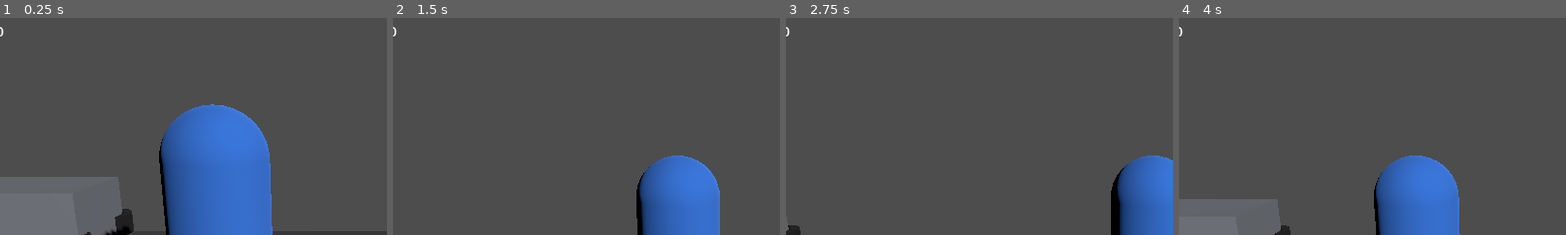
Above: before the commit, frames 1-4 (left to right).
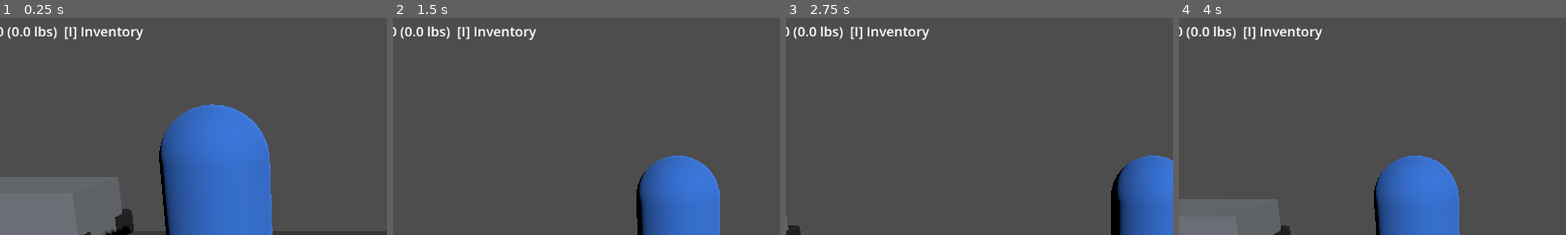
Above: after the commit, the same moments.

Repository: Natkiio/union-city-3d-remake
Game: Godot game, scene res://scenes/main.tscn
Same seed, same stepped clock (60 frames per second), same inputs: the game is played once before the commit and once after it.
Inputs:
- Up to frame 1 (0.25 s): no input
- Up to frame 2 (1.5 s): tap Enter at 0.5 s; hold D (move_right) 0.53-1.28 s; tap E (interact) at 0.6 s; hold A (move_left) from 1.28 s (still down); tap Space (attack) at 1.35 s
- Up to frame 3 (2.75 s): tap E (interact) at 1.55, 2.1 s; release A (move_left) at 2.03 s; hold D (move_right) from 2.03 s (still down)
- Up to frame 4 (4 s): tap E (interact) at 2.85, 3.8 s; release D (move_right) at 3.53 s; hold A (move_left) from 3.53 s (still down); tap Space (attack) at 3.6 s
The pictures show only the part of the screen within x 8-58%, y 2-52%; the shares and areas given below are measured in that part.

The runs differ from the first frame. In frame 1, 0.8% of the frame differs, in the area x 2-38%, y 3-11%; in frame 2, 0.8%; in frame 3, 0.8%; in frame 4, 0.8%.

Commit message:
Add persistent loot tracking + full inventory system
Two fixes requested:

1. Loot persistence bug: looted crates and the car trunk respawned
   full after a scene reload (walking through the house door), because
   change_scene_to_file reinstantiates everything from the saved
   scene, and each lootable reset its own state on _ready regardless
   of prior state.

   Fix: new LootState autoload keyed by each lootable's stable scene
   path (survives reload since node names don't change). Crates
   free themselves permanently once looted; the trunk stays empty.

2. Real inventory system, not just a HUD counter:
   - Inventory singleton now stores stackable items with weight and
     count (name -> {weight, count}) instead of a flat name list.
   - New InventoryUI (press I): a paper-style paused screen listing
     everything carried, per-item weight x count, and total weight.
   - HUD now also shows total weight and the [I] hint.
   - Loot crates carry a per-instance weight (Canned Food 1.0,
     Bandages 0.5, Pistol Ammo 0.3); trunk items already had weight.

Verified headless end to end: looted a crate and the full trunk,
opened/closed the inventory screen (confirmed pause/unpause), walked
through the house door and back, then confirmed: trunk.items stayed
at 0 after reload (not respawned), the looted crate's node was gone
(not respawned), and Inventory still held all 4 items with correct
total weight (13.5 lbs) throughout.

Diff:
--- a/project.godot
+++ b/project.godot
@@ -22,7 +22,9 @@
 
 Inventory="*res://scripts/inventory.gd"
 GameState="*res://scripts/game_state.gd"
+LootState="*res://scripts/loot_state.gd"
 TrunkUI="*res://scenes/ui/trunk_ui.tscn"
+InventoryUI="*res://scenes/ui/inventory_ui.tscn"
 
 [input]
 
@@ -46,6 +48,11 @@
 "events": [Object(InputEventKey,"resource_local_to_scene":false,"resource_name":"","device":16,"window_id":0,"alt_press …(189 unchanged characters)…
 ]
 }
+toggle_inventory={
+"deadzone": 0.5,
+"events": [Object(InputEventKey,"resource_local_to_scene":false,"resource_name":"","device":16,"window_id":0,"alt_pressed":false,"shift_pressed":false,"ctrl_pressed":false,"meta_pressed":false,"pressed":true,"keycode":73,"physical_keycode":0,"key_label":0,"unicode":0,"location":0,"echo":false,"script":null)
+]
+}
 
 [physics]
 
--- a/scenes/main.tscn
+++ b/scenes/main.tscn
@@ -62,14 +62,17 @@
 
 [node name="LootCrate1" parent="." unique_id=461404622 instance=ExtResource("3")]
 transform = Transform3D(1, 0, 0, 0, 1, 0, 0, 0, 1, 7, 0.25, -5)
+item_weight = 1.0
 
 [node name="LootCrate2" parent="." unique_id=840308638 instance=ExtResource("3")]
 transform = Transform3D(1, 0, 0, 0, 1, 0, 0, 0, 1, 10, 0.25, -7)
 item_name = "Bandages"
+item_weight = 0.5
 
 [node name="LootCrate3" parent="." unique_id=629044188 instance=ExtResource("3")]
 transform = Transform3D(1, 0, 0, 0, 1, 0, 0, 0, 1, 13, 0.25, -5)
 item_name = "Pistol Ammo"
+item_weight = 0.3
 
 [node name="HouseExterior" parent="." unique_id=1696498767 instance=ExtResource("6")]
 transform = Transform3D(1, 0, 0, 0, 1, 0, 0, 0, 1, 25, 0, 0)
--- /dev/null
+++ b/scenes/ui/inventory_ui.tscn
@@ -0,0 +1,67 @@
+[gd_scene load_steps=3 format=3 uid="uid://m1k0l2n3invui"]
+
+[ext_resource type="Script" path="res://scripts/inventory_ui.gd" id="1"]
+
+[sub_resource type="StyleBoxFlat" id="Style_Panel"]
+bg_color = Color(0.89, 0.85, 0.74, 1)
+border_width_left = 4
+border_width_top = 4
+border_width_right = 4
+border_width_bottom = 4
+border_color = Color(0.25, 0.2, 0.12, 1)
+corner_radius_top_left = 6
+corner_radius_top_right = 6
+corner_radius_bottom_right = 6
+corner_radius_bottom_left = 6
+
+[node name="InventoryUI" type="CanvasLayer"]
+process_mode = 3
+script = ExtResource("1")
+
+[node name="Dim" type="ColorRect" parent="."]
+anchors_preset = 15
+anchor_right = 1.0
+anchor_bottom = 1.0
+color = Color(0, 0, 0, 0.55)
+
+[node name="Panel" type="Panel" parent="."]
+anchors_preset = 8
+anchor_left = 0.5
+anchor_top = 0.5
+anchor_right = 0.5
+anchor_bottom = 0.5
+offset_left = -260.0
+offset_top = -190.0
+offset_right = 260.0
+offset_bottom = 190.0
+theme_override_styles/panel = SubResource("Style_Panel")
+
+[node name="Title" type="Label" parent="Panel"]
+offset_left = 24.0
+offset_top = 16.0
+offset_right = 300.0
+offset_bottom = 56.0
+theme_override_font_sizes/font_size = 28
+text = "INVENTORY"
+
+[node name="ItemsList" type="VBoxContainer" parent="Panel"]
+offset_left = 24.0
+offset_top = 70.0
+offset_right = 490.0
+offset_bottom = 300.0
+
+[node name="TotalWeightLabel" type="Label" parent="Panel"]
+offset_left = 24.0
+offset_top = 310.0
+offset_right = 300.0
+offset_bottom = 336.0
+theme_override_colors/font_color = Color(0.5, 0.12, 0.1, 1)
+text = "Total weight: 0.0 lbs"
+
+[node name="HintClose" type="Label" parent="Panel"]
+offset_left = 24.0
+offset_top = 348.0
+offset_right = 220.0
+offset_bottom = 374.0
+theme_override_colors/font_color = Color(0.5, 0.12, 0.1, 1)
+text = "[I] Close"
--- a/scripts/car_trunk.gd
+++ b/scripts/car_trunk.gd
@@ -1,13 +1,17 @@
 extends Area3D
 ## Car trunk: walk up to the rear, press "interact" to open the trunk
 ## inventory. Items live here until taken into the player's Inventory.
+## Uses its stable scene path as a loot id so an emptied trunk stays
+## empty across scene reloads instead of respawning full.
 
 @export var items: Array[Dictionary] = []
 
 var player_in_range: Node3D = null
 var reopen_cooldown: float = 0.0
+var trunk_id: String = ""
 
 func _ready() -> void:
+	trunk_id = str(get_path())
 	body_entered.connect(_on_body_entered)
 	body_exited.connect(_on_body_exited)
 	if items.is_empty():
@@ -16,6 +20,8 @@
 			{"name": "Tool Kit", "weight": 3.5},
 			{"name": "Road Flares", "weight": 1.0},
 		]
+	if LootState.is_looted(trunk_id):
+		items = []
 
 func suppress_interact(duration: float = 0.3) -> void:
 	reopen_cooldown = duration
@@ -38,7 +44,11 @@
 func take_all() -> Array:
 	var taken: Array = items.duplicate()
 	items.clear()
+	LootState.mark_looted(trunk_id)
 	return taken
 
 func take_item(index: int) -> Dictionary:
-	return items.pop_at(index)
+	var item: Dictionary = items.pop_at(index)
+	if items.is_empty():
+		LootState.mark_looted(trunk_id)
+	return item
--- a/scripts/hud.gd
+++ b/scripts/hud.gd
@@ -1,5 +1,6 @@
 extends CanvasLayer
-## Tiny HUD: inventory count + last picked up item.
+## Tiny HUD: inventory count, weight, and last picked up item.
+## Press "toggle_inventory" (I) for the full inventory screen.
 
 @onready var label: Label = $Label
 
@@ -11,7 +12,7 @@
 	_refresh(item_name)
 
 func _refresh(last_item: String) -> void:
-	var text := "Items: %d" % Inventory.item_count()
+	var text := "Items: %d (%.1f lbs)  [I] Inventory" % [Inventory.item_count(), Inventory.total_weight()]
 	if last_item != "":
 		text += "\nPicked up: %s" % last_item
 	label.text = text
--- a/scripts/interactable.gd
+++ b/scripts/interactable.gd
@@ -1,10 +1,19 @@
 extends Area3D
 ## Scavenge pickup: walk up, press "interact" to loot while in range.
+## Uses its stable scene path as a loot id so it stays looted across
+## scene reloads instead of respawning full.
 
 @export var item_name: String = "Canned Food"
+@export var item_weight: float = 1.0
+
 var player_in_range: Node3D = null
+var loot_id: String = ""
 
 func _ready() -> void:
+	loot_id = str(get_path())
+	if LootState.is_looted(loot_id):
+		queue_free()
+		return
 	body_entered.connect(_on_body_entered)
 	body_exited.connect(_on_body_exited)
 
@@ -18,5 +27,6 @@
 
 func _process(_delta: float) -> void:
 	if player_in_range and Input.is_action_just_pressed("interact"):
-		Inventory.add_item(item_name)
+		Inventory.add_item(item_name, item_weight)
+		LootState.mark_looted(loot_id)
 		queue_free()
--- a/scripts/inventory.gd
+++ b/scripts/inventory.gd
@@ -1,17 +1,31 @@
 extends Node
 ## Global inventory singleton (autoloaded as "Inventory").
+## Items are stackable: name -> {"weight": float, "count": int}.
 
 signal item_added(item_name: String)
 
-var items: Array[String] = []
+var items: Dictionary = {}
 
-func add_item(item_name: String) -> void:
-	items.append(item_name)
+func add_item(item_name: String, weight: float = 1.0, count: int = 1) -> void:
+	if items.has(item_name):
+		items[item_name]["count"] += count
+	else:
+		items[item_name] = {"weight": weight, "count": count}
 	item_added.emit(item_name)
-	print("[Inventory] picked up: %s (total: %d)" % [item_name, items.size()])
+	print("[Inventory] picked up: %s x%d (unique: %d, total units: %d, %.1f lbs)" % [
+		item_name, count, items.size(), item_count(), total_weight()])
 
 func has_item(item_name: String) -> bool:
 	return items.has(item_name)
 
 func item_count() -> int:
-	return items.size()
+	var total := 0
+	for key in items:
+		total += items[key]["count"]
+	return total
+
+func total_weight() -> float:
+	var total := 0.0
+	for key in items:
+		total += items[key]["weight"] * items[key]["count"]
+	return total
--- /dev/null
+++ b/scripts/inventory_ui.gd
@@ -0,0 +1,44 @@
+extends CanvasLayer
+## Full inventory screen: press "toggle_inventory" (I) to view/hide
+## everything the player is carrying, with per-item weight and total.
+## Pauses the game while open, like the trunk menu.
+
+@onready var items_list: VBoxContainer = $Panel/ItemsList
+@onready var total_weight_label: Label = $Panel/TotalWeightLabel
+
+func _ready() -> void:
+	process_mode = Node.PROCESS_MODE_ALWAYS
+	visible = false
+
+func _process(_delta: float) -> void:
+	if TrunkUI.visible:
+		return
+	if Input.is_action_just_pressed("toggle_inventory"):
+		if visible:
+			_close()
+		else:
+			_open()
+
+func _open() -> void:
+	_refresh()
+	visible = true
+	get_tree().paused = true
+
+func _close() -> void:
+	visible = false
+	get_tree().paused = false
+
+func _refresh() -> void:
+	for child in items_list.get_children():
+		child.queue_free()
+	if Inventory.items.is_empty():
+		var empty_row := Label.new()
+		empty_row.text = "(empty)"
+		items_list.add_child(empty_row)
+	else:
+		for item_name in Inventory.items.keys():
+			var data: Dictionary = Inventory.items[item_name]
+			var row := Label.new()
+			row.text = "%s  x%d  —  %.1f lbs" % [item_name, data["count"], data["weight"] * data["count"]]
+			items_list.add_child(row)
+	total_weight_label.text = "Total weight: %.1f lbs" % Inventory.total_weight()
--- /dev/null
+++ b/scripts/loot_state.gd
@@ -0,0 +1,14 @@
+extends Node
+## Tracks which lootable objects (crates, trunks) have already been
+## emptied, keyed by their stable scene-tree path. Persists across
+## scene reloads (change_scene_to_file) since this is an autoload,
+## so a looted car trunk or crate does not respawn full after a trip
+## through a door.
+
+var looted: Dictionary = {}
+
+func mark_looted(loot_id: String) -> void:
+	looted[loot_id] = true
+
+func is_looted(loot_id: String) -> bool:
+	return looted.get(loot_id, false)
--- a/scripts/trunk_ui.gd
+++ b/scripts/trunk_ui.gd
@@ -52,6 +52,6 @@
 func _take_all() -> void:
 	var taken: Array = current_trunk.take_all()
 	for item in taken:
-		Inventory.add_item(item["name"])
+		Inventory.add_item(item["name"], item["weight"])
 	print("[Trunk] took %d items" % taken.size())
 	_refresh()
Not shown, added: scripts/inventory_ui.gd.uid
Not shown, added: scripts/loot_state.gd.uid
